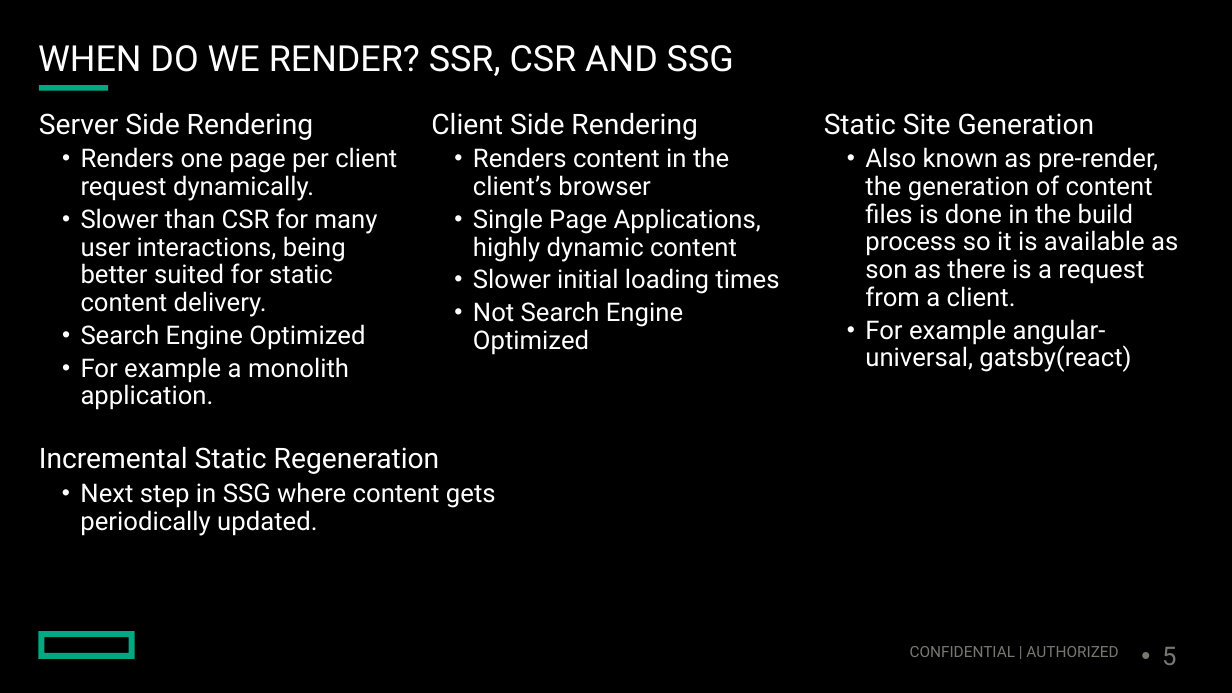
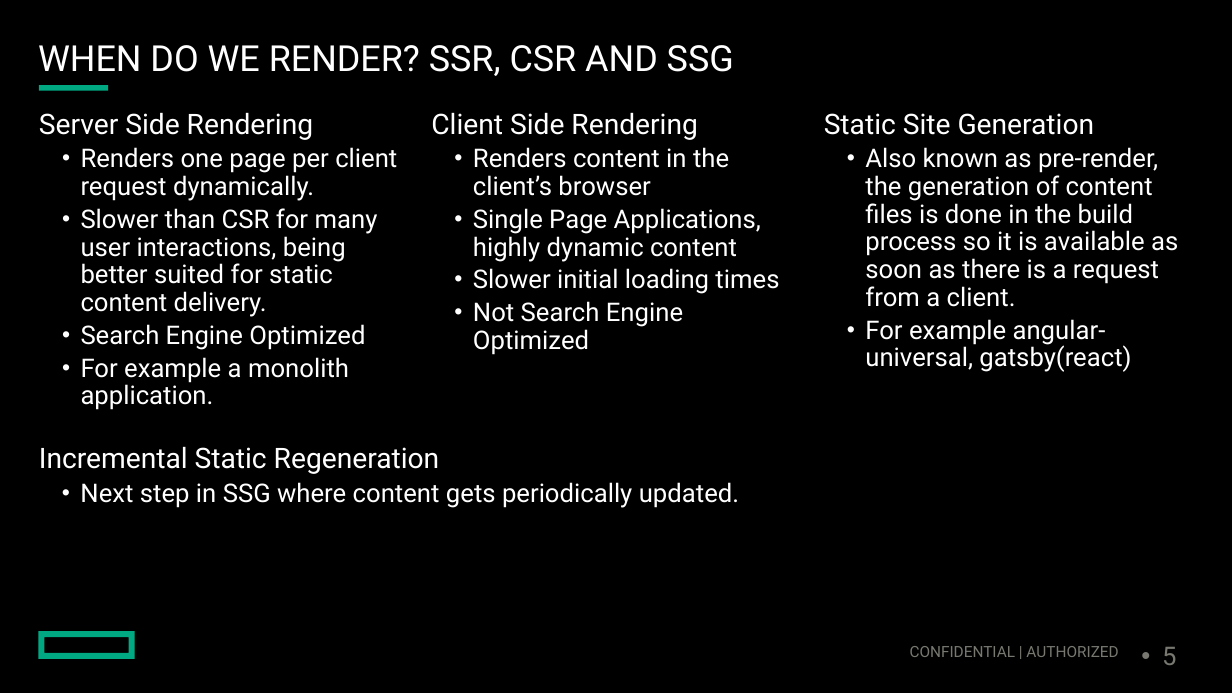
Before and after one commit to masterfaka/angular-scully, a slide deck: slide 5 of src/JAMstack.pptx. Drawn at 1232x693 pixels with LibreOffice and Linux fonts; fonts in the diff are those of the drawing. Boxes give left, top, right and bottom in pixels: in the first picture for what was removed or moved away, otherwise in the second. Text is boxed around its words. In the diff, an @@ line names an element or a change of style, - is before the commit and + after.

```diff
--- a/src/JAMstack.pptx
+++ b/src/JAMstack.pptx
@@ text at [865,147,1178,307]: text changed @@
-  • Also known as pre-render, the generation of content files is done in the build process so it is available as son as there is a request from a client.
+  • Also known as pre-render, the generation of content files is done in the build process so it is available as soon as there is a request from a client.
@@ text "Incremental Static Regeneration" rewrapped from [39,446,496,536] to [39,446,739,508] @@
```
Also in this commit, not shown: 3 other slides changed.
